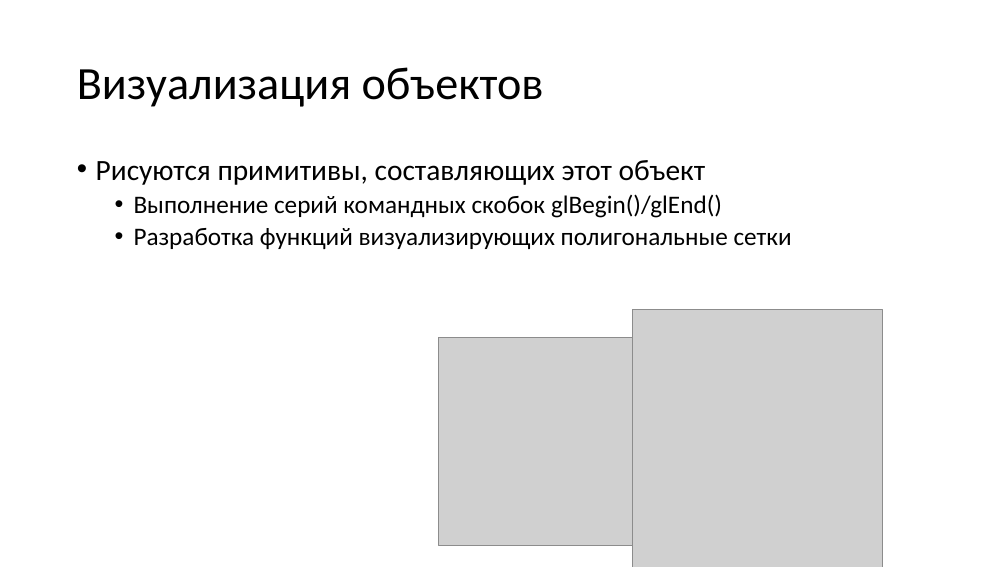
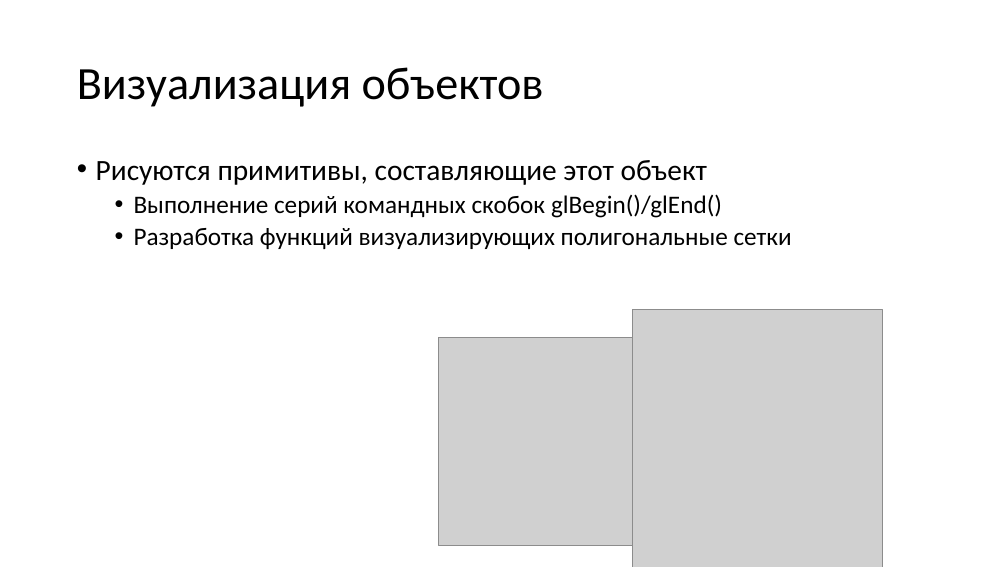
Before and after one commit to alexey-malov/cg-course, a slide deck: slide 63 of lectures/04 - Визуализация трехмерных объектов.pptx. Drawn at 1008x567 pixels with LibreOffice and Linux fonts; fonts in the diff are those of the drawing; grey boxes stand for pictures. Boxes give left, top, right and bottom in pixels: in the first picture for what was removed or moved away, otherwise in the second. Text is boxed around its words. In the diff, an @@ line names an element or a change of style, - is before the commit and + after.

Commit message:
Обновил лекцию по визуализации 3d объектов

```diff
--- a/lectures/04 - Визуализация трехмерных объектов.pptx
+++ b/lectures/04 - Визуализация трехмерных объектов.pptx
@@ text at (x1=96, y1=160, x2=707, y2=185): text changed @@
-• Рисуются примитивы, составляющих этот объект
+• Рисуются примитивы, составляющие этот объект
```
Also in this commit, not shown: 10 other slides changed, 1 slide added, 1 slide removed.
